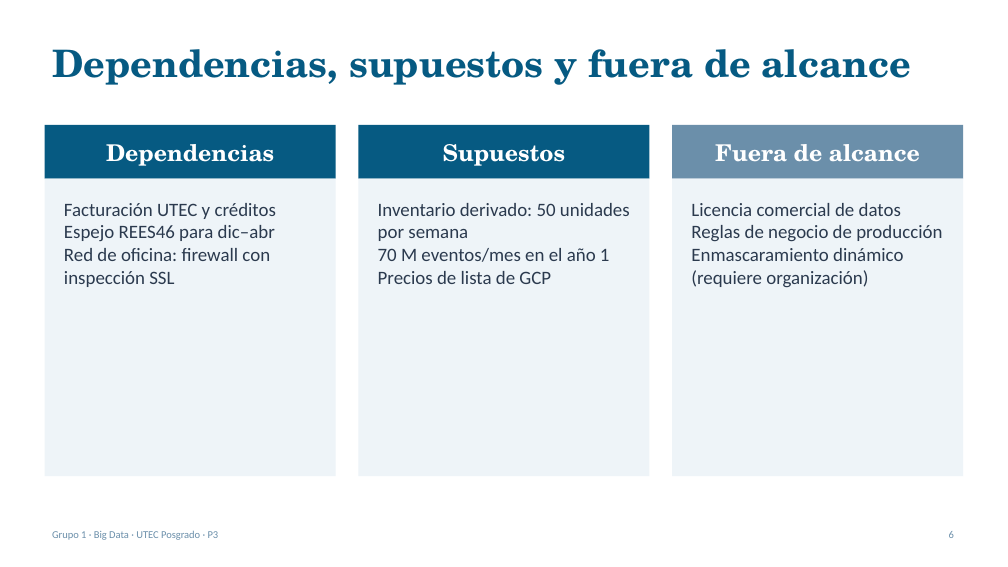
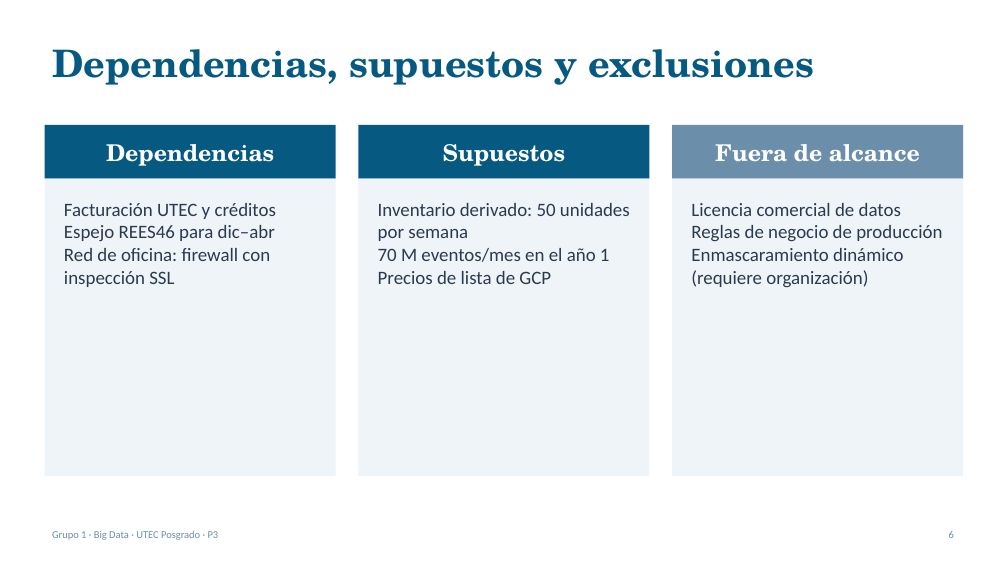
Before and after one commit to RVargasC22/bigdata-g1-ecommerce-gcp, a slide deck: slide 6 of docs/p3/Sustentacion_P3.pptx. Drawn at 1008x567 pixels with LibreOffice and Linux fonts; fonts in the diff are those of the drawing. Boxes give left, top, right and bottom in pixels: in the first picture for what was removed or moved away, otherwise in the second. Text is boxed around its words. In the diff, an @@ line names an element or a change of style, - is before the commit and + after.

```diff
--- a/docs/p3/Sustentacion_P3.pptx
+++ b/docs/p3/Sustentacion_P3.pptx
@@ text at (x1=52, y1=49, x2=814, y2=85): text changed @@
-Dependencias, supuestos y fuera de alcance
+Dependencias, supuestos y exclusiones
```
Also in this commit, not shown: 3 other slides changed, 3 other files.
